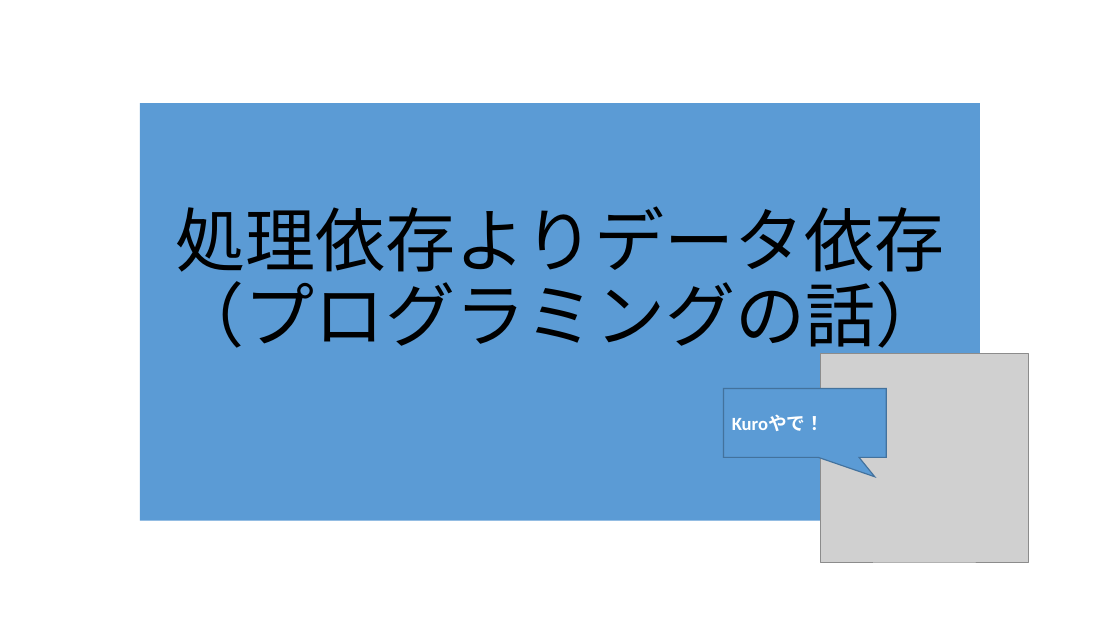
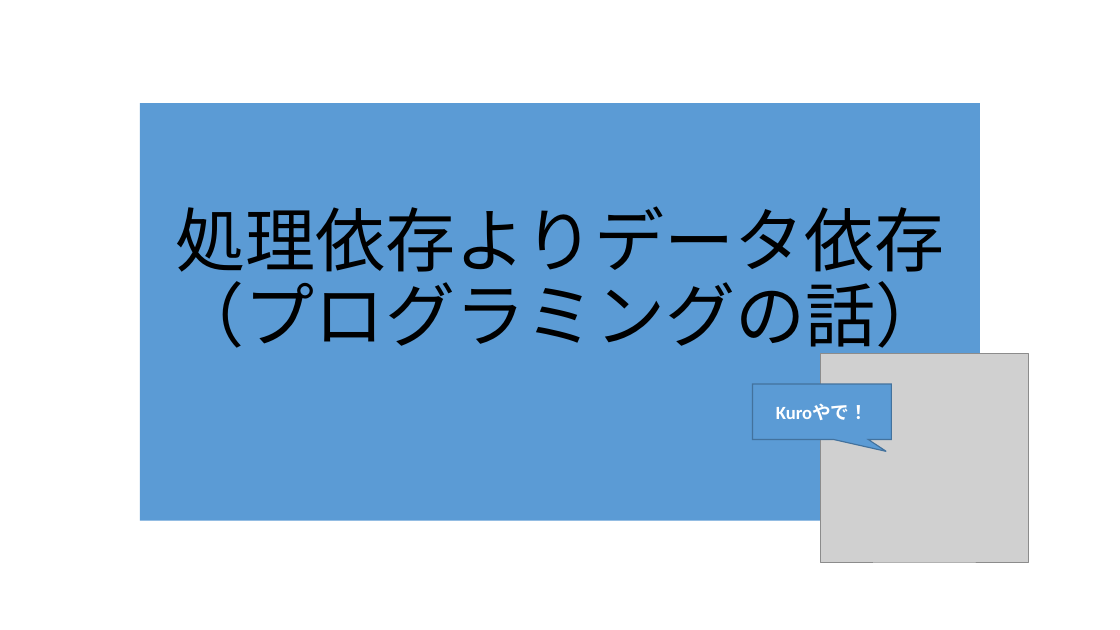
Before and after one commit to RyotoKuroki/QualityDependsOnDataApplication, a slide deck: slide 1 of 処理依存よりデータ依存_エンジニアの輪20250215.pptx. Drawn at 1120x630 pixels with LibreOffice and Linux fonts; fonts in the diff are those of the drawing; grey boxes stand for pictures. Boxes give left, top, right and bottom in pixels: in the first picture for what was removed or moved away, otherwise in the second. Text is boxed around its words. In the diff, an @@ line names an element or a change of style, - is before the commit and + after.

```diff
--- a/処理依存よりデータ依存_エンジニアの輪20250215.pptx
+++ b/処理依存よりデータ依存_エンジニアの輪20250215.pptx
@@ speech box "Kuroやで！" resized from (x1=723, y1=388, x2=886, y2=457) to (x1=753, y1=384, x2=891, y2=439) @@
@@ speech box "Kuroやで！" at (x1=753, y1=384, x2=891, y2=439): alignment left to centre; proportions changed @@
```
Also in this commit, not shown: 7 other slides changed, 1 slide added.
